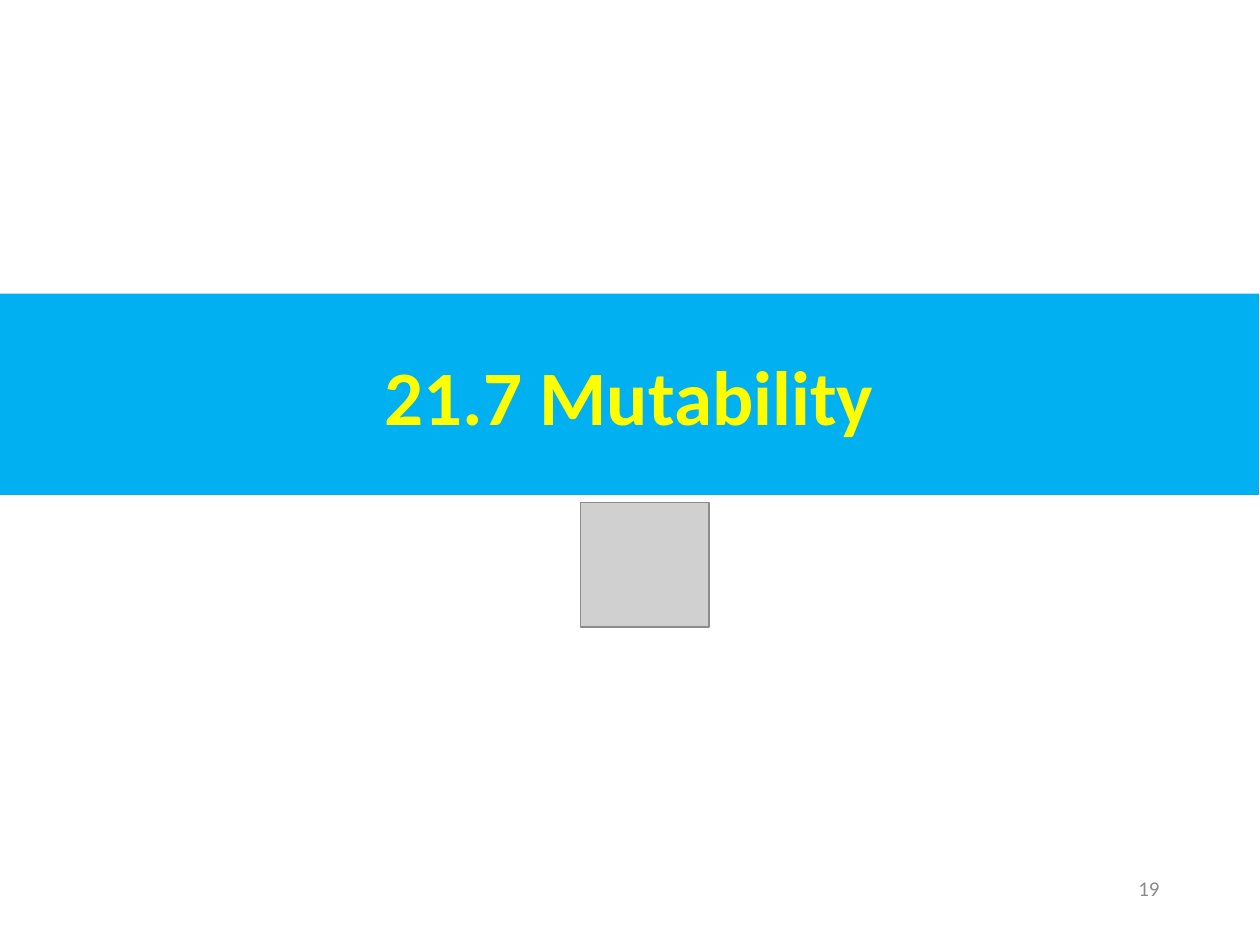
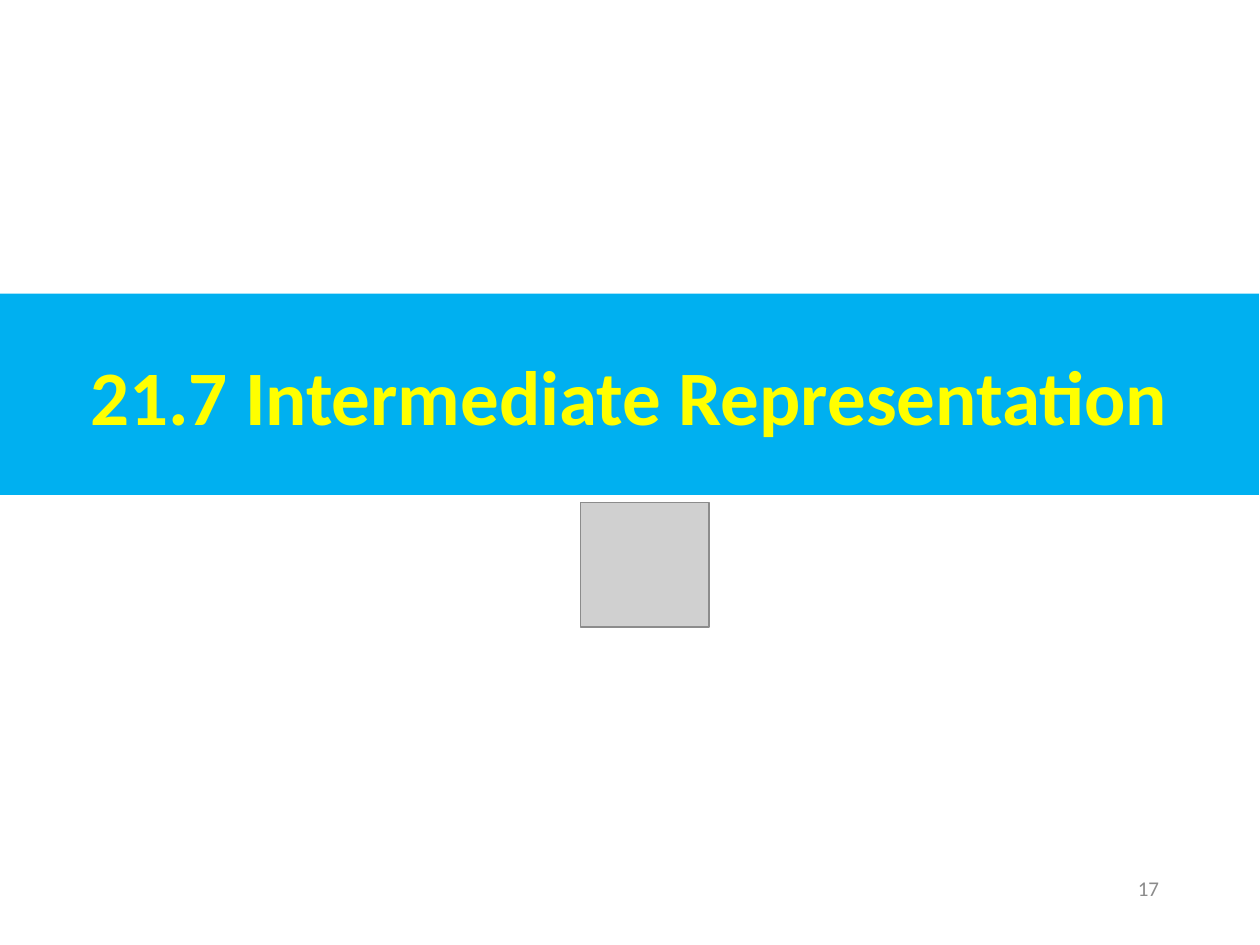
Before and after one commit to peterhchen/AIU_CS800_Chisel, a slide deck: slide 17 of 500_UCSC_HWD/021_FIRRTL/000_Video/021.FIRRTL.ppt (slide 19 before the commit). Drawn at 1260x945 pixels with LibreOffice and Linux fonts; fonts in the diff are those of the drawing; grey boxes stand for pictures. Boxes give left, top, right and bottom in pixels: in the first picture for what was removed or moved away, otherwise in the second. Text is boxed around its words. In the diff, an @@ line names an element or a change of style, - is before the commit and + after.

```diff
--- a/500_UCSC_HWD/021_FIRRTL/000_Video/021.FIRRTL.ppt
+++ b/500_UCSC_HWD/021_FIRRTL/000_Video/021.FIRRTL.ppt
@@ text in rectangle at box(90, 371, 1167, 437): text changed @@
-21.7 Mutability
+21.7 Intermediate Representation
@@ page number at box(1138, 882, 1159, 896): text changed @@
-19
+17
```
Also in this commit, not shown: 6 other slides changed, 10 slides added, 40 slides removed.
